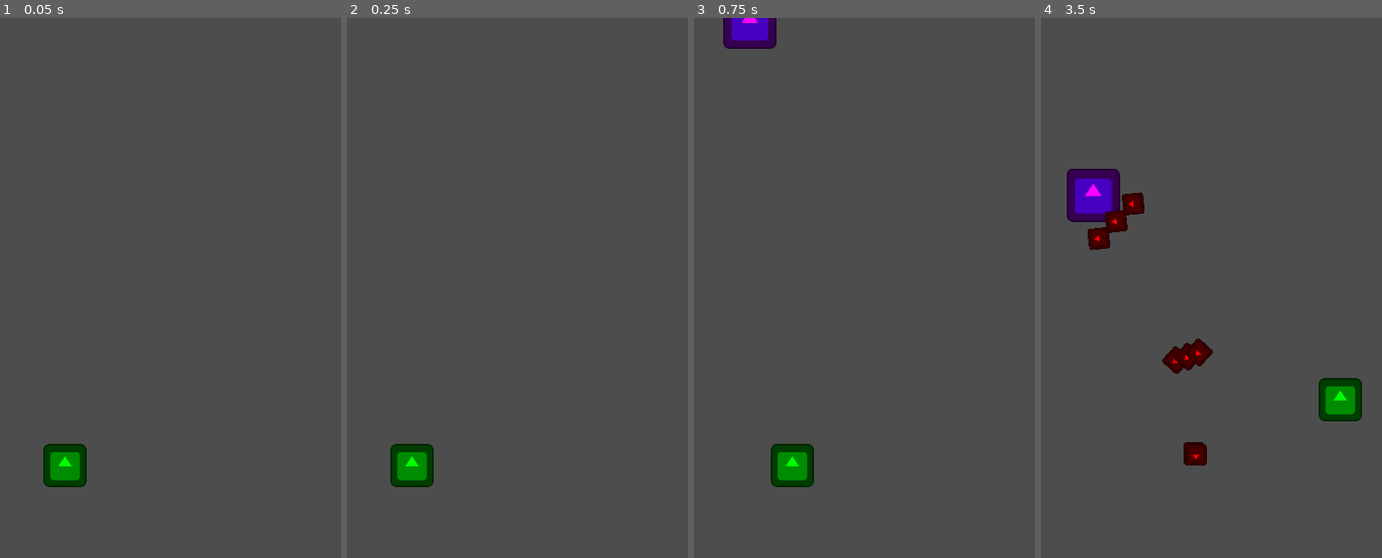
Above: before the commit, frames 1-4 (left to right).
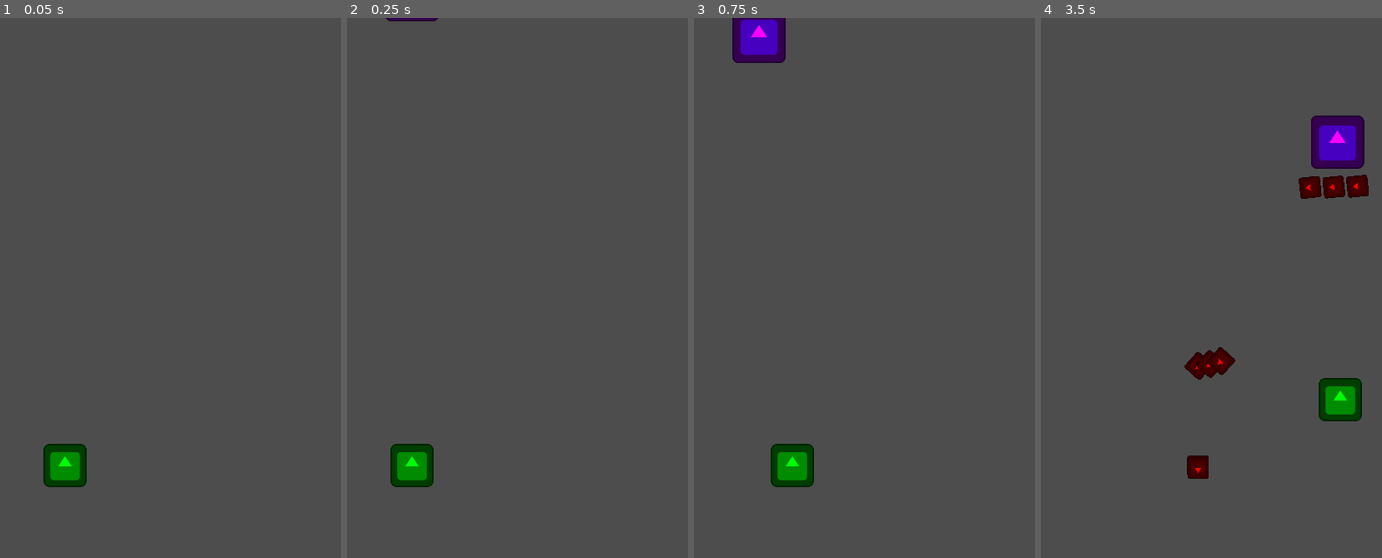
Above: after the commit, the same moments.

Repository: Zeroeth-0/Gatogun
Game: Godot game, scene res://scenes/levels/world.tscn
Two runs of this game, one before a commit and one after it. Both use one fixed random seed, a clock stepped at 60 frames per second and the inputs below. The engine's default icon, where the game draws it, is replaced by a stand-in: a white triangle on a blue panel in a dark square.
Inputs:
- Up to frame 1 (0.05 s): no input
- Up to frame 2 (0.25 s): no input
- Up to frame 3 (0.75 s): hold D (RIGHT) from 0.53 s (still down)
- Up to frame 4 (3.5 s): release D (RIGHT) at 1.28 s; hold S (DOWN) 1.28-2.03 s; hold D (RIGHT) 2.03-2.78 s; hold W (UP) from 2.78 s (still down)

Frame 1 is identical in both runs. In frame 2, less than 0.1% of the frame differs, in the area x 11-27%, y 0-1%; in frame 3, 1.2%; in frame 4, 5.6%, in the area x 7-97%, y 18-86%.

Commit message:
Finished enemy behavior

Diff:
--- a/project.godot
+++ b/project.godot
@@ -12,7 +12,7 @@
 
 config/name="Gatodius"
 run/main_scene="res://scenes/levels/world.tscn"
-config/features=PackedStringArray("4.1", "GL Compatibility")
+config/features=PackedStringArray("4.2", "GL Compatibility")
 config/icon="res://icon.svg"
 
 [autoload]
--- a/scenes/levels/world.tscn
+++ b/scenes/levels/world.tscn
@@ -9,12 +9,21 @@
 position = Vector2(317, 537)
 
 [node name="Enemy" parent="." instance=ExtResource("4_kt6bt")]
-position = Vector2(306, -78)
+position = Vector2(317, -51)
 intensity = 10
+scrollFollow = false
 childDur = 2.0
-childSpeed = 75
-adultHood = 3
-adultDur = 10.0
-adultSpeed = 75
+adultHood = 4
+adultDur = 5.0
 oldAge = 7
-oldSpeed = 125
+oldSpeed = 200
+
+[node name="Enemy2" parent="." instance=ExtResource("4_kt6bt")]
+position = Vector2(317, -51)
+intensity = 10
+scrollFollow = false
+childDur = 2.0
+adultHood = 4
+adultDur = 5.0
+oldAge = 7
+oldSpeed = 200
--- a/source/enemies/enemy.gd
+++ b/source/enemies/enemy.gd
@@ -66,7 +66,7 @@
 # Manejo del tiempo y cambios de fase
 func _process(delta):
 	stageTimer += delta
-	if scrollFollow: velocity = SCROLL.get_scroll() / 2 + extraVel
+	if scrollFollow: velocity = SCROLL.get_scroll() + extraVel
 	else: velocity = extraVel
 
 	match currentStage:
@@ -93,7 +93,7 @@
 # Selección de comportamiento según el tipo de movimiento
 func apply_movement(moveType, dur, delta):
 	match moveType:
-		MoveType.STRAIGHT: move_straight()
+		MoveType.STRAIGHT: move_straight(delta)
 		MoveType.SINUSOIDAL: move_sinusoidal(delta)
 		MoveType.OSCILLATE: move_oscillate(delta)
 		MoveType.BREATH: move_breath(delta)
@@ -112,7 +112,7 @@
 
 # Behaviors
 
-func move_straight():
+func move_straight(delta):
 	extraVel = direction * speed
 	move_and_slide()
 
@@ -146,7 +146,7 @@
 	var vertical_offset = sin(frequency * stageTimer * 1.5) * vertical_amplitude
 
 	# Crear una dirección temporal combinando ambas
-	var temp_direction = Vector2(horizontal_offset, vertical_offset) * intensity / 3
+	var temp_direction = Vector2(horizontal_offset, vertical_offset) * intensity
 
 	# Aplicar la velocidad suavizada con aleatoriedad
 	extraVel = temp_direction
@@ -157,12 +157,12 @@
 
 	# Crear una dirección temporal para no afectar la dirección original
 	var temp_direction = Vector2()
-	if directionEnum == Direction.NORTH or directionEnum == Direction.SOUTH and abs(position.x - player_pos.x) < 70:
+	if directionEnum == Direction.NORTH or directionEnum == Direction.SOUTH:
 		# Movimiento horizontal (igualar en el eje X)
 		var target_x = player_pos.x
 		temp_direction.x = (target_x - global_position.x) * intensity / 5 * delta
 		temp_direction.y = 0  # Mantener el movimiento solo en el eje X
-	elif directionEnum == Direction.EAST or directionEnum == Direction.WEST and abs(position.y - player_pos.y) < 70:
+	elif directionEnum == Direction.EAST or directionEnum == Direction.WEST:
 		# Movimiento vertical (igualar en el eje Y)
 		var target_y = player_pos.y
 		temp_direction.y = (target_y - global_position.y) * intensity / 5 * delta
@@ -208,5 +208,5 @@
 	move_and_slide()
 
 func move_still():
-	extraVel = SCROLL.get_scroll() / 2
-	move_and_slide()
+	extraVel = Vector2.ZERO
+	move_and_slide()
